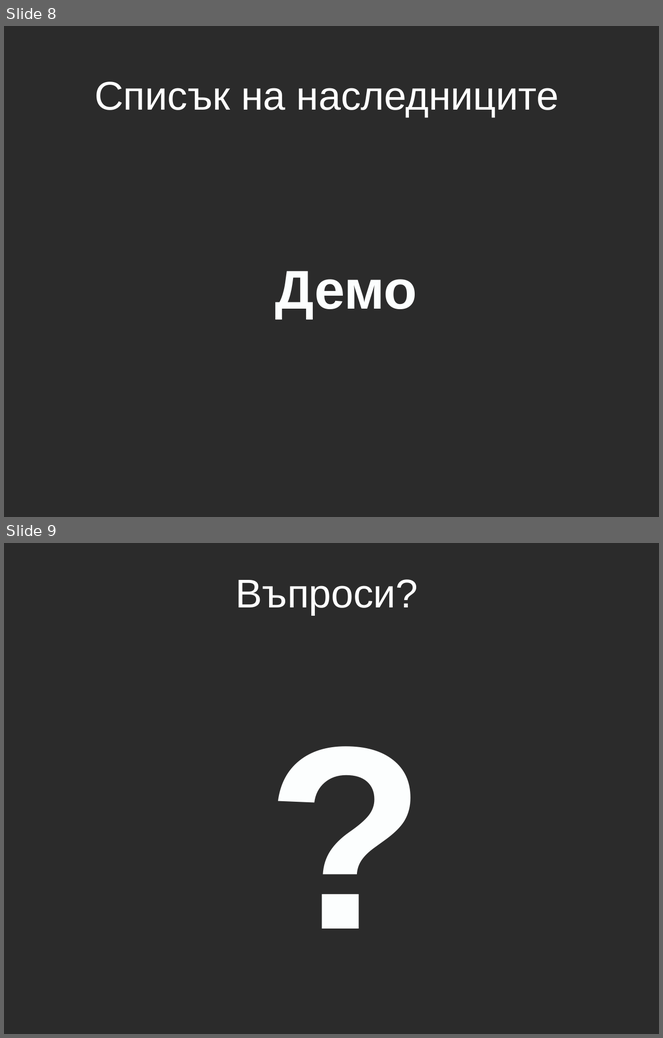
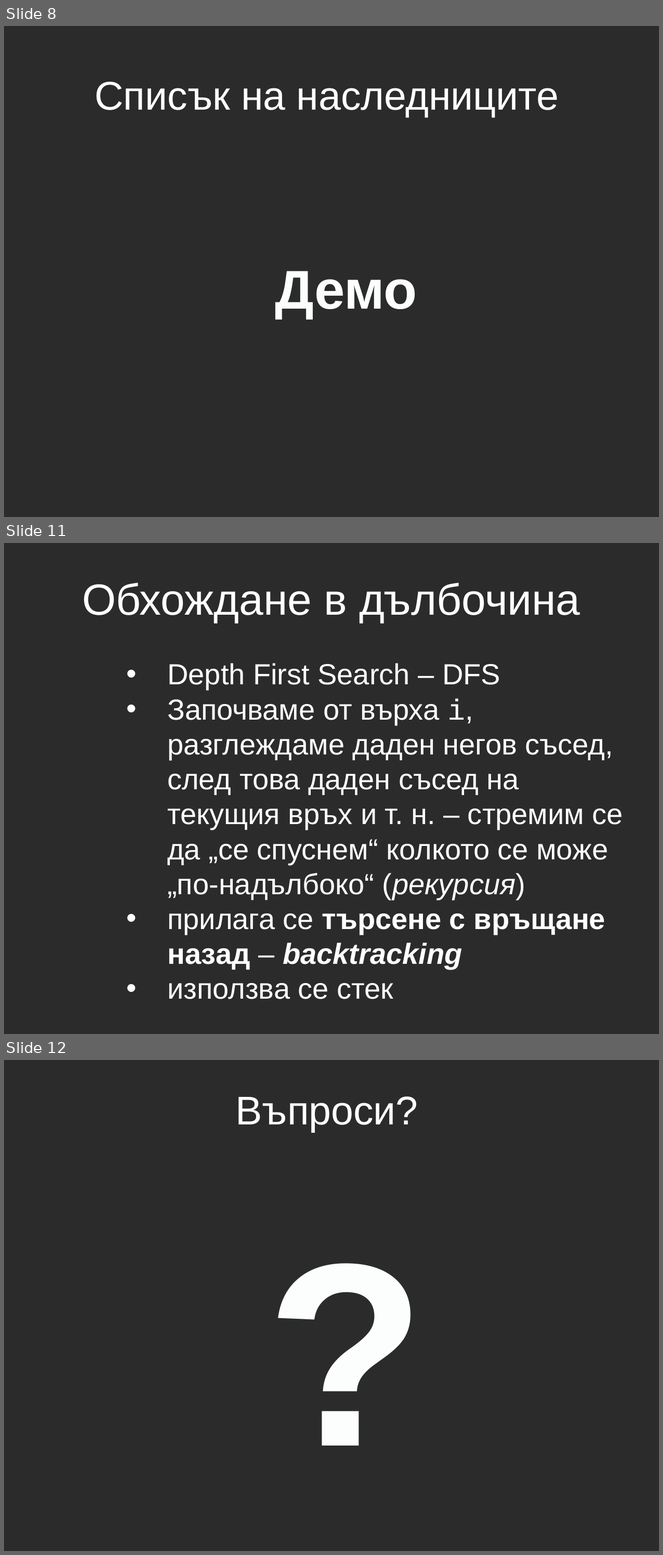
Before and after one commit to aslv/1300ruc, a slide deck: Lecture12/Lecture12.pptx. Shown one above the other, each under a label of ours: slides 8 and 9 before the commit, slides 8, 11 and 12 after it; the slides between them are not shown. The pictures are 663x1038 and 663x1555 pixels, drawn with LibreOffice and Linux fonts; fonts in the diff are those of the drawing; background and template pictures are left out; a plain dark background stands for a picture behind light text. Boxes give left, top, right and bottom in pixels: in the first picture for what was removed or moved away, otherwise in the second. Text is boxed around its words. In the diff, an @@ line names an element or a change of style, - is before the commit and + after.

```diff
--- a/Lecture12/Lecture12.pptx
+++ b/Lecture12/Lecture12.pptx
@@ slide 11 added at bbox=[4, 543, 659, 1034], background picture (left out) @@
@@ text added at bbox=[82, 583, 581, 623], 48 pt, text #FFFFFF @@
+Обхождане в дълбочина
@@ text added at bbox=[167, 663, 623, 1000], 32 pt, text #FFFFFF @@
+• Depth First Search – DFS
+• Започваме от върха i, разглеждаме даден негов съсед, след това даден съсед на текущия връх и т. н. – стремим се да „се спуснем“ колкото се може „по-надълбоко“ (рекурсия)
+• прилага се търсене с връщане назад – backtracking
+• използва се стек
@@ what was slide 9 is now slide 12 @@
```
Also in this commit, not shown: 2 other slides added, 7 other files.
